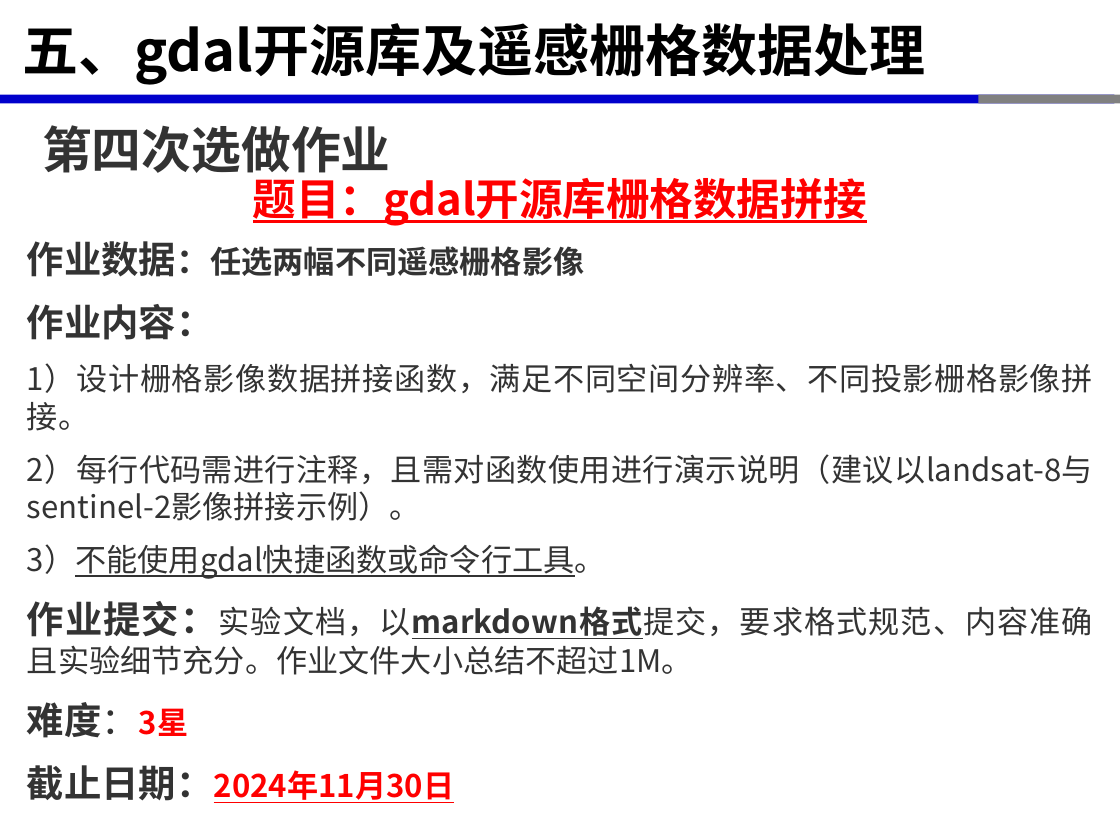
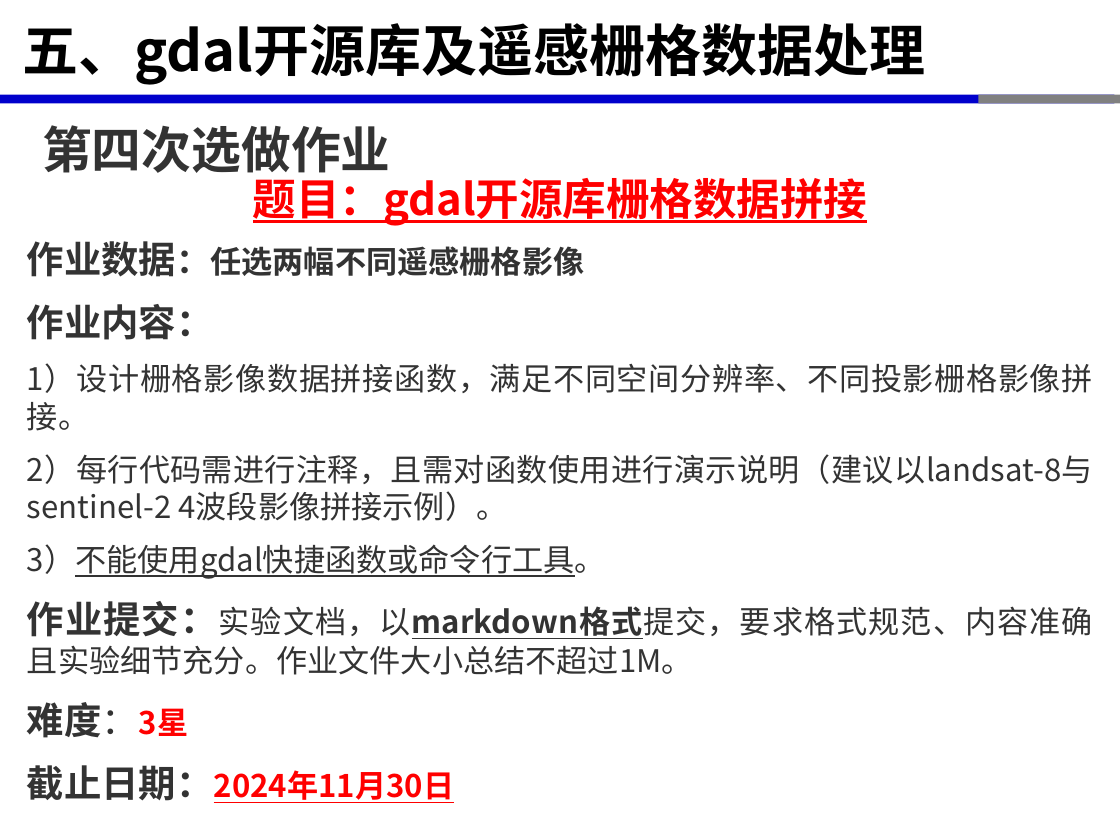
Before and after one commit to xinluo2018/open-source-gis-course, a slide deck: slide 23 of 第5章-GDAL开源库及遥感栅格数据处理-10课时/第五章-栅格数据处理.pptx. Drawn at 1120x840 pixels with LibreOffice and Linux fonts; fonts in the diff are those of the drawing. Boxes give left, top, right and bottom in pixels: in the first picture for what was removed or moved away, otherwise in the second. Text is boxed around its words. In the diff, an @@ line names an element or a change of style, - is before the commit and + after.

Commit message:
new commit

```diff
--- a/第5章-GDAL开源库及遥感栅格数据处理-10课时/第五章-栅格数据处理.pptx
+++ b/第5章-GDAL开源库及遥感栅格数据处理-10课时/第五章-栅格数据处理.pptx
@@ text at (x1=27, y1=454, x2=1093, y2=521): text changed @@
-2）每行代码需进行注释，且需对函数使用进行演示说明（建议以landsat-8与sentinel-2影像拼接示例）。
+2）每行代码需进行注释，且需对函数使用进行演示说明（建议以landsat-8与sentinel-2 4波段影像拼接示例）。
```
